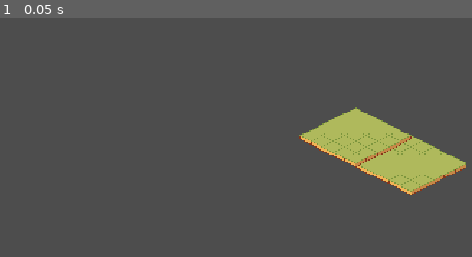
Above: before the commit, frame 1.
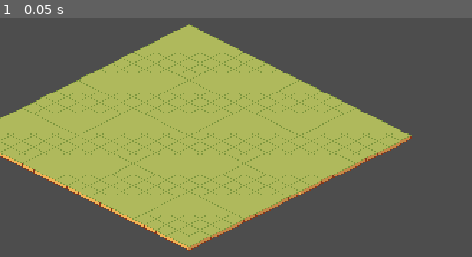
Above: after the commit, the same moment.

Repository: pquaidoo/TacHouseGame
Game: Godot game, scene res://scenes/Map.tscn
The game is run twice, just before and just after one commit, with the same random seed, the same clock (stepped at 60 frames per second) and the same inputs. The project has no main scene, so this scene is started directly.
Inputs:
- Up to frame 1 (0.05 s): no input

The runs differ from the first frame. In frame 1, 45% of the frame differs, in the area x 0-99%, y 2-98%.

Commit message:
Better map gen

Diff:
--- a/tachousegame/scenes/Map.tscn
+++ b/tachousegame/scenes/Map.tscn
@@ -1,8 +1,182 @@
-[gd_scene load_steps=3 format=3 uid="uid://b6ywwbkgxqmhy"]
+[gd_scene load_steps=6 format=3 uid="uid://b6ywwbkgxqmhy"]
 
-[ext_resource type="PackedScene" uid="uid://caa1adlk2kke7" path="res://scenes/Chunk.tscn" id="1_5hauk"]
-[ext_resource type="Script" uid="uid://cntpuqx61tmiv" path="res://scripts/map.gd" id="1_lajc7"]
+[ext_resource type="Texture2D" uid="uid://cvfc6j5pu4m6b" path="res://assets/tilemap.png" id="1_lajc7"]
+[ext_resource type="Script" uid="uid://bo713hfcpryag" path="res://scripts/map_tiles.gd" id="2_lajc7"]
+
+[sub_resource type="GDScript" id="GDScript_xkm8s"]
+
+[sub_resource type="TileSetAtlasSource" id="TileSetAtlasSource_tm3qm"]
+texture = ExtResource("1_lajc7")
+texture_region_size = Vector2i(32, 32)
+0:0/0 = 0
+1:0/0 = 0
+2:0/0 = 0
+3:0/0 = 0
+4:0/0 = 0
+5:0/0 = 0
+6:0/0 = 0
+7:0/0 = 0
+8:0/0 = 0
+9:0/0 = 0
+10:0/0 = 0
+11:0/0 = 0
+12:0/0 = 0
+13:0/0 = 0
+14:0/0 = 0
+15:0/0 = 0
+16:0/0 = 0
+17:0/0 = 0
+18:0/0 = 0
+19:0/0 = 0
+20:0/0 = 0
+21:0/0 = 0
+22:0/0 = 0
+23:0/0 = 0
+24:0/0 = 0
+25:0/0 = 0
+26:0/0 = 0
+27:0/0 = 0
+28:0/0 = 0
+29:0/0 = 0
+30:0/0 = 0
+31:0/0 = 0
+0:1/0 = 0
+1:1/0 = 0
+2:1/0 = 0
+3:1/0 = 0
+4:1/0 = 0
+5:1/0 = 0
+6:1/0 = 0
+7:1/0 = 0
+8:1/0 = 0
+9:1/0 = 0
+10:1/0 = 0
+11:1/0 = 0
+12:1/0 = 0
+13:1/0 = 0
+14:1/0 = 0
+15:1/0 = 0
+16:1/0 = 0
+17:1/0 = 0
+18:1/0 = 0
+19:1/0 = 0
+20:1/0 = 0
+21:1/0 = 0
+22:1/0 = 0
+23:1/0 = 0
+24:1/0 = 0
+25:1/0 = 0
+26:1/0 = 0
+27:1/0 = 0
+28:1/0 = 0
+29:1/0 = 0
+30:1/0 = 0
+31:1/0 = 0
+2:2/0 = 0
+3:2/0 = 0
+4:2/0 = 0
+5:2/0 = 0
+6:2/0 = 0
+8:2/0 = 0
+9:2/0 = 0
+18:2/0 = 0
+19:2/0 = 0
+20:2/0 = 0
+21:2/0 = 0
+22:2/0 = 0
+23:2/0 = 0
+24:2/0 = 0
+25:2/0 = 0
+26:2/0 = 0
+27:2/0 = 0
+28:2/0 = 0
+29:2/0 = 0
+30:2/0 = 0
+31:2/0 = 0
+0:3/0 = 0
+1:3/0 = 0
+2:3/0 = 0
+3:3/0 = 0
+4:3/0 = 0
+5:3/0 = 0
+6:3/0 = 0
+7:3/0 = 0
+8:3/0 = 0
+9:3/0 = 0
+10:3/0 = 0
+11:3/0 = 0
+18:3/0 = 0
+19:3/0 = 0
+20:3/0 = 0
+21:3/0 = 0
+22:3/0 = 0
+23:3/0 = 0
+24:3/0 = 0
+25:3/0 = 0
+26:3/0 = 0
+27:3/0 = 0
+28:3/0 = 0
+29:3/0 = 0
+30:3/0 = 0
+31:3/0 = 0
+4:4/0 = 0
+5:4/0 = 0
+18:4/0 = 0
+19:4/0 = 0
+0:5/0 = 0
+1:5/0 = 0
+2:5/0 = 0
+3:5/0 = 0
+4:5/0 = 0
+5:5/0 = 0
+18:5/0 = 0
+19:5/0 = 0
+0:6/0 = 0
+1:6/0 = 0
+2:6/0 = 0
+3:6/0 = 0
+4:6/0 = 0
+5:6/0 = 0
+0:7/0 = 0
+1:7/0 = 0
+2:7/0 = 0
+3:7/0 = 0
+4:7/0 = 0
+5:7/0 = 0
+0:8/0 = 0
+1:8/0 = 0
+2:8/0 = 0
+3:8/0 = 0
+4:8/0 = 0
+5:8/0 = 0
+6:8/0 = 0
+7:8/0 = 0
+8:8/0 = 0
+9:8/0 = 0
+0:9/0 = 0
+1:9/0 = 0
+2:9/0 = 0
+3:9/0 = 0
+4:9/0 = 0
+5:9/0 = 0
+6:9/0 = 0
+7:9/0 = 0
+8:9/0 = 0
+9:9/0 = 0
+
+[sub_resource type="TileSet" id="TileSet_yyirk"]
+tile_shape = 1
+tile_layout = 5
+tile_size = Vector2i(32, 16)
+sources/0 = SubResource("TileSetAtlasSource_tm3qm")
 
 [node name="Map" type="Node2D"]
-script = ExtResource("1_lajc7")
-ChunkScene = ExtResource("1_5hauk")
+script = SubResource("GDScript_xkm8s")
+
+[node name="Map Tiles" type="TileMapLayer" parent="."]
+y_sort_enabled = true
+tile_set = SubResource("TileSet_yyirk")
+script = ExtResource("2_lajc7")
+chunk_size = 5
+
+[node name="Grass and Coins" type="TileMapLayer" parent="."]
--- a/tachousegame/scripts/map.gd
+++ /dev/null
@@ -1,22 +0,0 @@
-extends Node2D
-
-
-# 1142, 648
-@export var ChunkScene: PackedScene
-@export var chunk_pixel_size_horiz := 160  # TEMP, adjust later
-@export var chunk_pixel_size_verti := 80  # TEMP, adjust later
-const X_CENTER = 1152 / 2
-const Y_CENTER = 648 / 2
-
-
-const CHUNK = preload("res://scenes/Chunk.tscn")
-
-func _ready():
-
-	var chunk_a = ChunkScene.instantiate()
-	add_child(chunk_a)
-	chunk_a.position = Vector2(X_CENTER, Y_CENTER)
-
-	var chunk_b = ChunkScene.instantiate()
-	add_child(chunk_b)
-	chunk_b.position = Vector2(X_CENTER - chunk_pixel_size_horiz / 2, Y_CENTER - chunk_pixel_size_verti / 2)
--- /dev/null
+++ b/tachousegame/scripts/map_tiles.gd
@@ -0,0 +1,106 @@
+@tool
+extends TileMapLayer
+
+# tiles per chunk edge
+@export var chunk_size: int = 8:
+	set(value):
+		chunk_size = max(value, 3)
+		if Engine.is_editor_hint():
+			_build_chunk()
+
+# how many chunks wide/tall the map is
+@export var map_size: Vector2i = Vector2i(4, 4):
+	set(value):
+		map_size = Vector2i(max(value.x, 1), max(value.y, 1))
+		if Engine.is_editor_hint():
+			_build_chunk()
+
+# center map in the viewport (if false, it centers around world origin)
+@export var center_in_viewport: bool = true:
+	set(value):
+		center_in_viewport = value
+		if Engine.is_editor_hint():
+			_build_chunk()
+
+@export var source_id: int = 0
+@export var alternative_tile: int = 0
+
+const TILE_INNER := Vector2i(0, 0)
+const TILE_LEFT_CORNER := Vector2i(1, 0)     # top-left corner
+const TILE_TOP_CORNER := Vector2i(2, 0)      # top edge
+const TILE_RIGHT_CORNER := Vector2i(3, 0)    # top-right corner
+const TILE_BOTTOM_CORNER := Vector2i(4, 0)   # bottom edge
+const TILE_TOP_LEFT := Vector2i(5, 0)        # left edge
+const TILE_TOP_RIGHT := Vector2i(6, 0)       # right edge
+const TILE_BOTTOM_RIGHT := Vector2i(7, 0)    # bottom-right corner
+const TILE_BOTTOM_LEFT := Vector2i(8, 0)     # bottom-left corner
+
+func _ready() -> void:
+	print("Map ready:", self)
+	_build_chunk()
+
+func rebuild() -> void:
+	_build_chunk()
+
+# NOTE: kept name _build_chunk to match your conventions.
+# This builds the *whole map* by drawing multiple chunks into this one TileMapLayer.
+func _build_chunk() -> void:
+	clear()
+
+	var n := chunk_size
+
+	for cy in range(map_size.y):
+		for cx in range(map_size.x):
+			_build_one_chunk(cx, cy, n)
+
+	_center_map() # <- new
+
+# Draw one chunk at chunk-grid coordinate (cx, cy)
+func _build_one_chunk(cx: int, cy: int, n: int) -> void:
+	var base := Vector2i(cx * n, cy * n) # top-left tile of this chunk in the full map
+
+	for y in range(n):
+		for x in range(n):
+			var atlas := _pick_tile(x, y, n) # your local chunk logic
+			set_cell(base + Vector2i(x, y), source_id, atlas, alternative_tile)
+
+func _center_map() -> void:
+	# total map size in tiles
+	var tiles_w := map_size.x * chunk_size
+	var tiles_h := map_size.y * chunk_size
+
+	# tile pixel size from the TileSet (works for iso too; the math below is iso-friendly)
+	var tile_px := tile_set.tile_size
+
+	# isometric diamond bounding box approximation
+	var map_pixel_width  := (tiles_w + tiles_h) * tile_px.x * 0.5
+	var map_pixel_height := (tiles_w + tiles_h) * tile_px.y * 0.5
+
+	if center_in_viewport:
+		var viewport_center := get_viewport_rect().size * 0.5
+		position = viewport_center - Vector2(map_pixel_width, map_pixel_height) * 0.5
+	else:
+		# center around world origin (0,0)
+		position = -Vector2(map_pixel_width, map_pixel_height) * 0.5
+
+# Kept EXACT function name/signature and your logic.
+func _pick_tile(x: int, y: int, n: int) -> Vector2i:
+	var top_left := (x == 0)
+	var bottom_right := (x == n - 1)
+	var top_right := (y == 0)
+	var bottom_left := (y == n - 1)
+
+	# corners
+	if top_left and bottom_left: return TILE_LEFT_CORNER        # left
+	if top_right and bottom_right: return TILE_RIGHT_CORNER      # right
+	if top_left and top_right: return TILE_TOP_CORNER   # top
+	if bottom_left and bottom_right: return TILE_BOTTOM_CORNER   # bottom
+
+	# edges (not corners)
+	if top_left: return TILE_TOP_LEFT # top left
+	if top_right: return TILE_TOP_RIGHT # top right
+	if bottom_left: return TILE_BOTTOM_LEFT # bottom left
+	if bottom_right: return TILE_BOTTOM_RIGHT # bottom right
+
+	# interior
+	return TILE_INNER
Not shown, removed: tachousegame/assets/test.txt
Not shown, removed: tachousegame/scenes/test.txt
Not shown, removed: tachousegame/scripts/map.gd.uid
Not shown, added: tachousegame/scripts/map_tiles.gd.uid
Not shown, removed: tachousegame/scripts/test.txt
